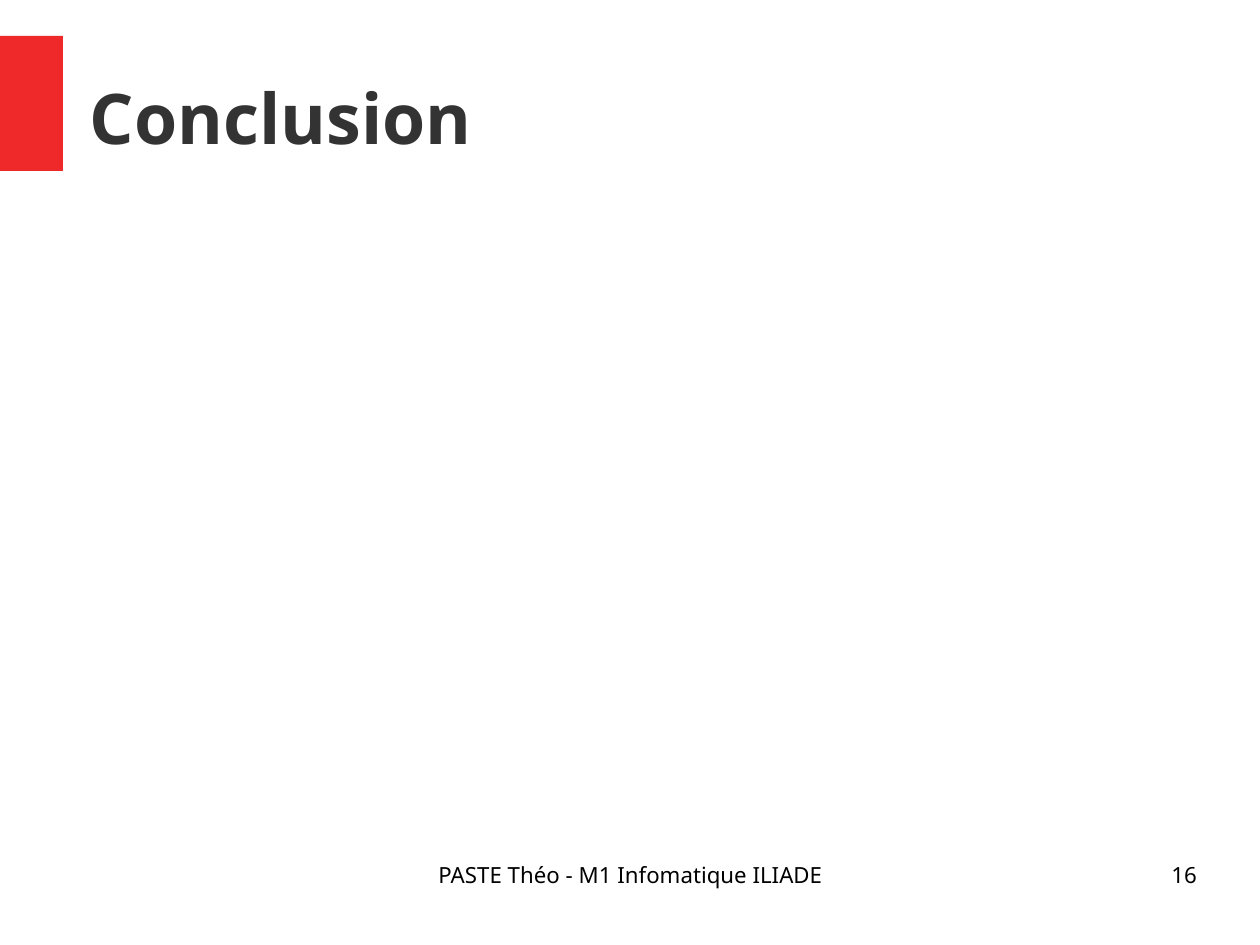
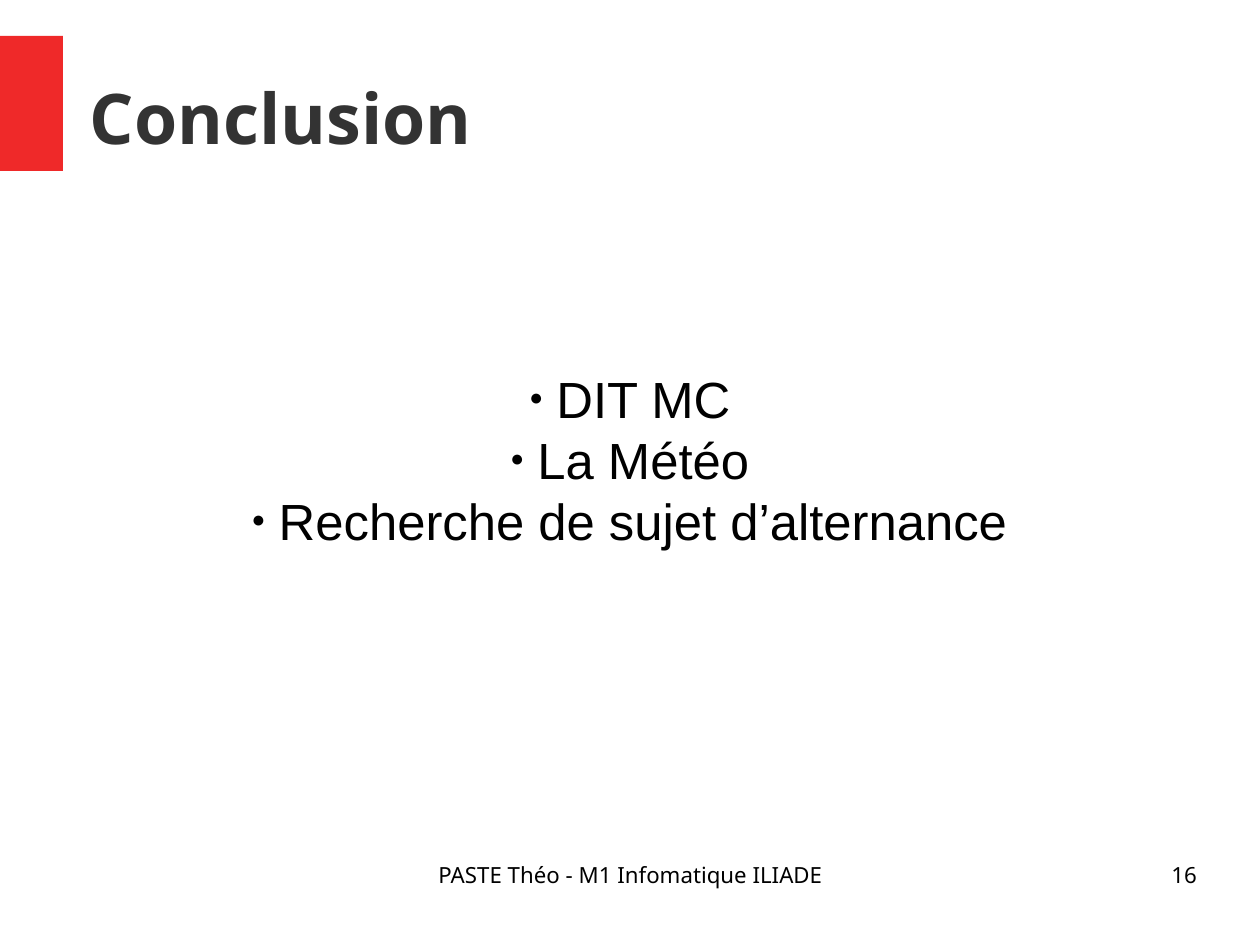
Before and after one commit to Narrateur/Rapport_de_Stage_M1, a slide deck: slide 16 of .gitbook/assets/Presentation_PASTE_Theo.odp. Drawn at 1260x945 pixels with LibreOffice and Linux fonts; fonts in the diff are those of the drawing. Boxes give left, top, right and bottom in pixels: in the first picture for what was removed or moved away, otherwise in the second. Text is boxed around its words. In the diff, an @@ line names an element or a change of style, - is before the commit and + after.

```diff
--- a/.gitbook/assets/Presentation_PASTE_Theo.odp
+++ b/.gitbook/assets/Presentation_PASTE_Theo.odp
@@ subtitle added at (279, 382, 1007, 550), 32 pt, text #000000 @@
+● DIT MC
+● La Météo
+● Recherche de sujet d’alternance
```
Also in this commit, not shown: 4 other slides changed, 1 other file.
